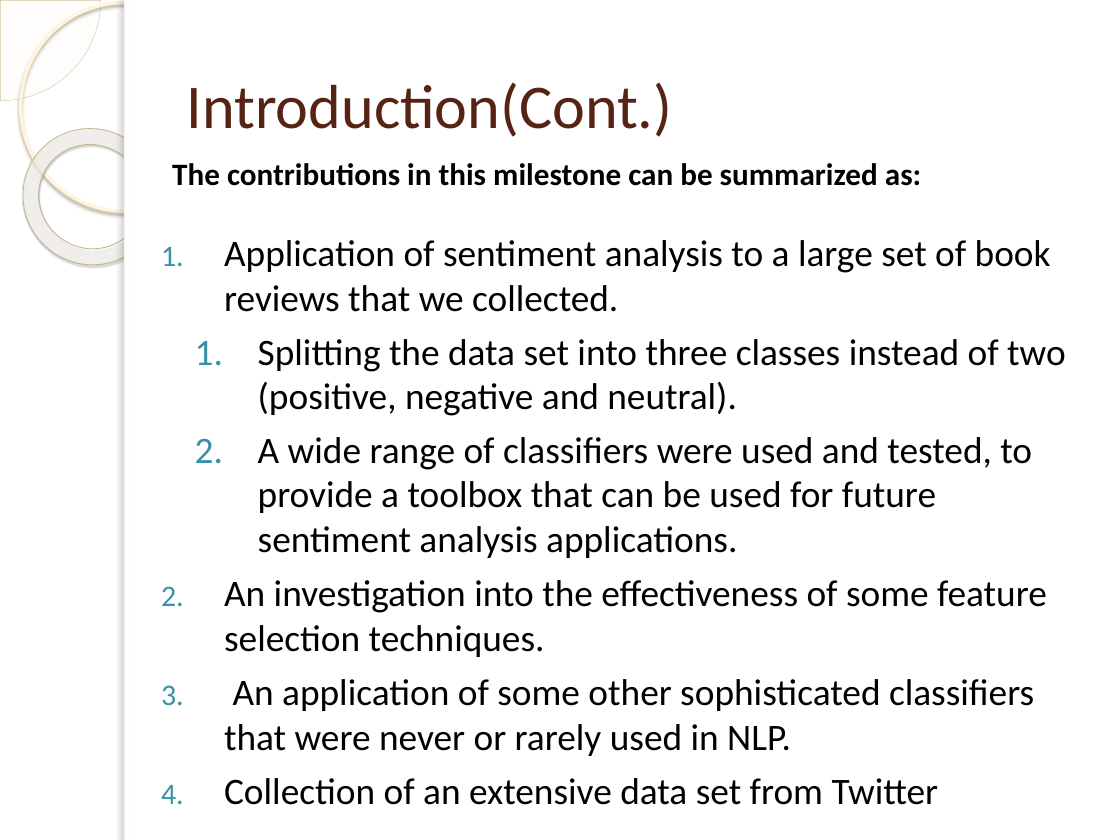
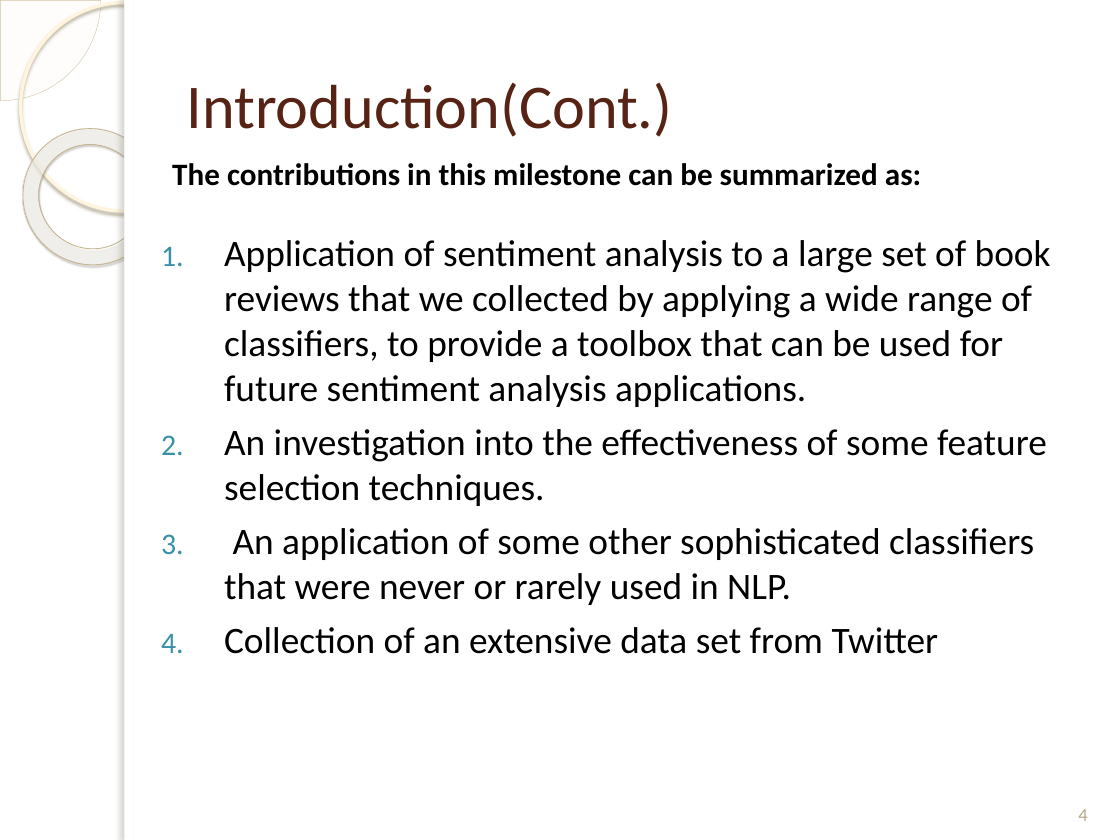
Before and after one commit to mhd9023/Thesis, a slide deck: slide 4 of Report#1_.pptx. Drawn at 1120x840 pixels with LibreOffice and Linux fonts; fonts in the diff are those of the drawing; background and template pictures are left out. Boxes give left, top, right and bottom in pixels: in the first picture for what was removed or moved away, otherwise in the second. Text is boxed around its words. In the diff, an @@ line names an element or a change of style, - is before the commit and + after.

```diff
--- a/Report#1_.pptx
+++ b/Report#1_.pptx
@@ text at [224, 240, 1051, 407]: text changed @@
-1. Application of sentiment analysis to a large set of book reviews that we collected.
-  1. Splitting the data set into three classes instead of two (positive, negative and neutral).
-  2. A wide range of classifiers were used and tested, to provide a toolbox that can be used for future sentiment analysis applications.
+1. Application of sentiment analysis to a large set of book reviews that we collected by applying a wide range of classifiers, to provide a toolbox that can be used for future sentiment analysis applications.
@@ page number added at [1078, 809, 1087, 821], 12 pt, text #B6A98A @@
+4
```
Also in this commit, not shown: 32 other slides changed, 3 slides added, 2 other files.
